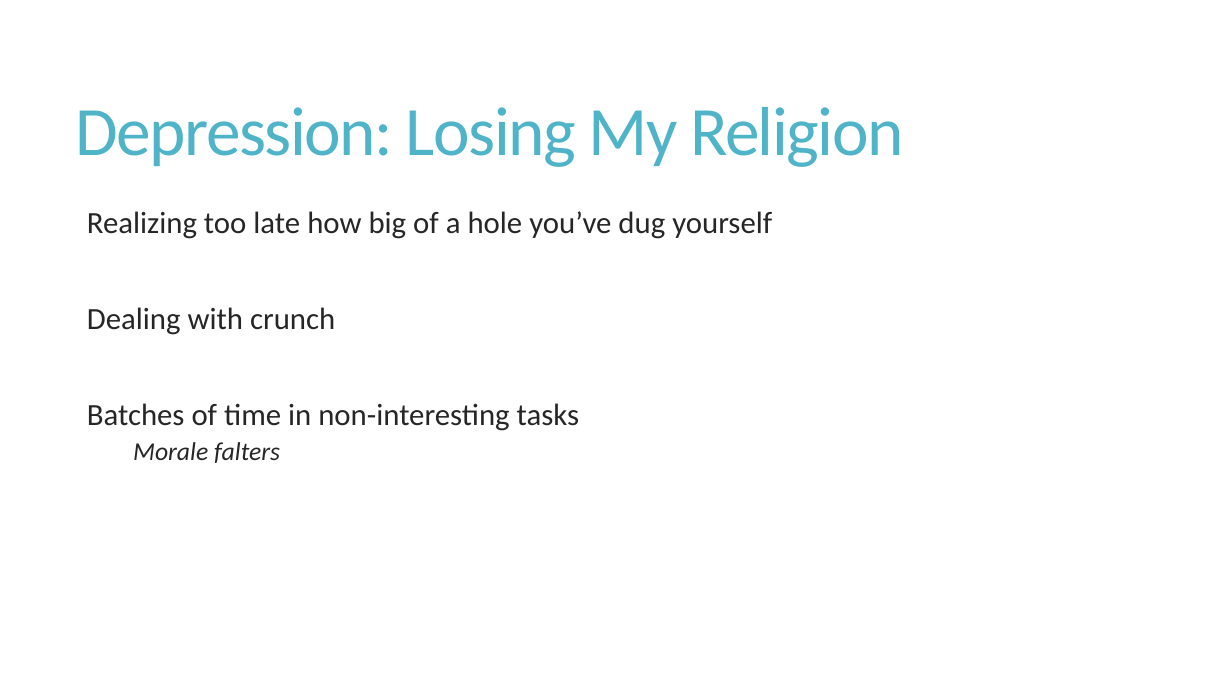
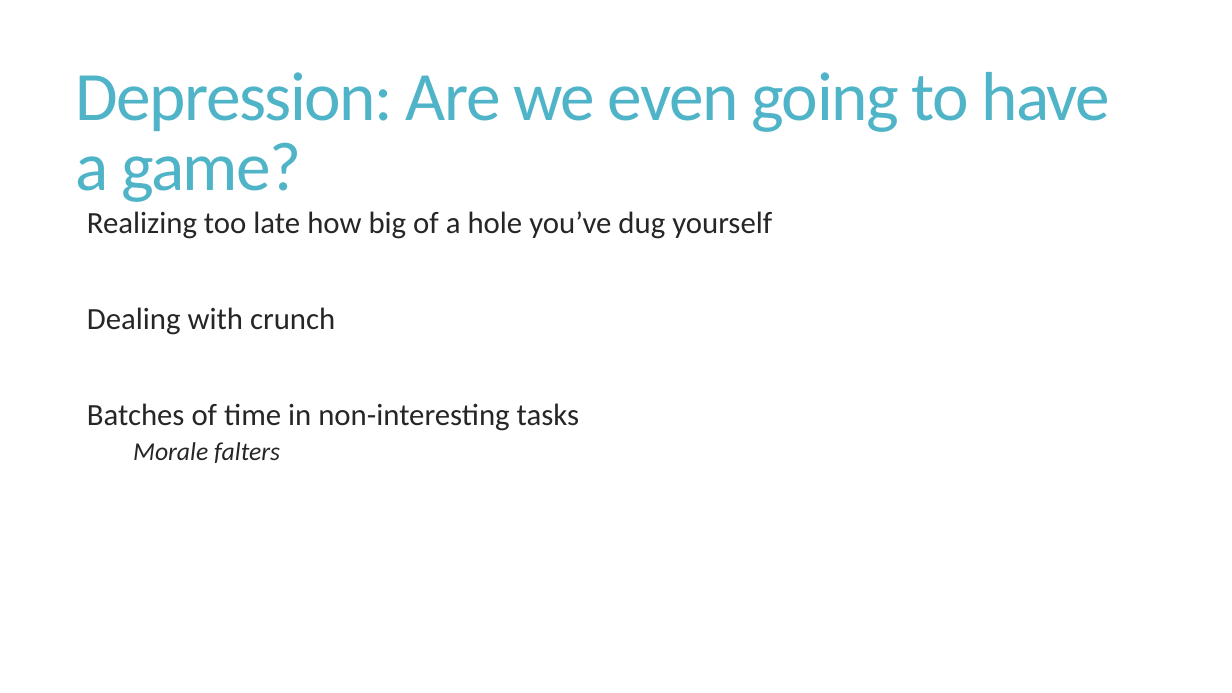
Before and after one commit to dvorak42/cigam, a slide deck: slide 14 of Final presentation slides.pptx (slide 11 before the commit). Drawn at 1232x693 pixels with LibreOffice and Linux fonts; fonts in the diff are those of the drawing. Boxes give left, top, right and bottom in pixels: in the first picture for what was removed or moved away, otherwise in the second. Text is boxed around its words. In the diff, an @@ line names an element or a change of style, - is before the commit and + after.

```diff
--- a/Final presentation slides.pptx
+++ b/Final presentation slides.pptx
@@ title at (76, 72, 1111, 202): text changed @@
-Depression: Losing My Religion
+Depression: Are we even going to have a game?
```
Also in this commit, not shown: 3 other slides changed, 7 slides added.
